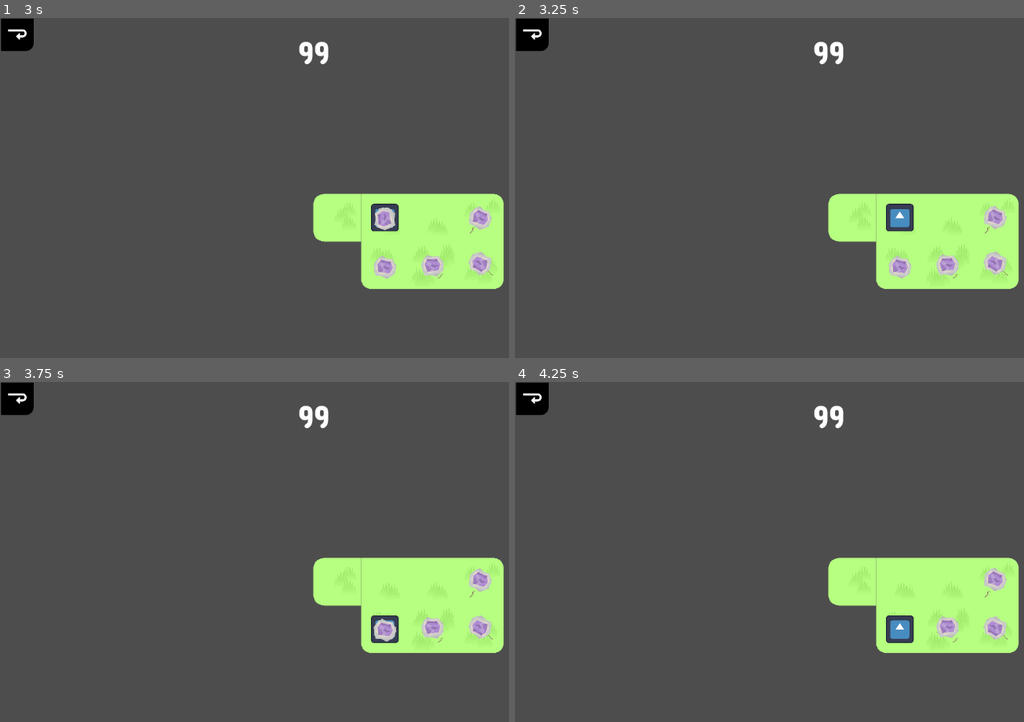
Above: before the commit, frames 1-4 (two rows, left to right).
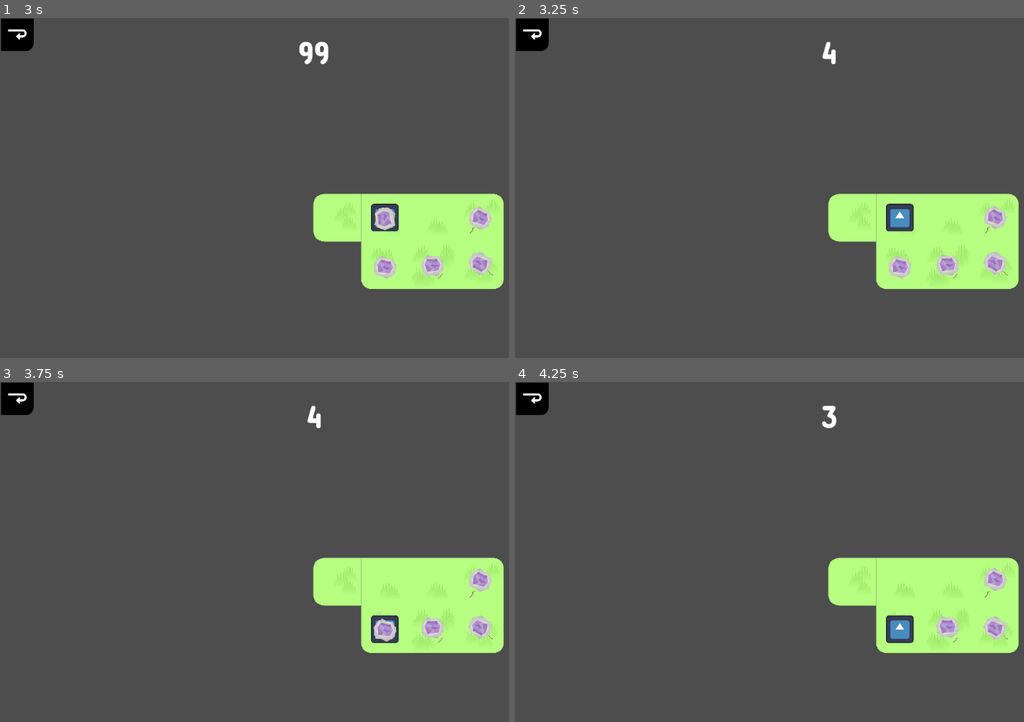
Above: after the commit, the same moments.

Repository: Sergueille/Collector
Game: Godot game, scene res://UI/menu_ui.tscn
The game is run twice, just before and just after one commit, with the same random seed, the same clock (stepped at 60 frames per second) and the same inputs. The engine's default icon, where the game draws it, is replaced by a stand-in: a white triangle on a blue panel in a dark square.
Inputs (mouse positions are in pixels of both pictures, inside the frame that each line leads up to):
- Up to frame 1 (3 s): click "Start!" at 0.5 s; click (15, 35) at 1.25 s; click "Start!" at 2 s; tap Enter at 2.75 s; hold D (right) from 2.78 s (still down); hold Shift (dash) from 2.78 s (still down)
- Up to frame 2 (3.25 s): keep holding D (right); keep holding Shift (dash); tap E (magnet) at 3.05 s
- Up to frame 3 (3.75 s): release D (right) at 3.53 s; release Shift (dash) at 3.53 s; hold S (down) from 3.53 s (still down); tap E (magnet) at 3.6 s
- Up to frame 4 (4.25 s): keep holding S (down); tap Shift (dash) at 3.8 s

Frame 1 is identical in both runs. In frame 2, 0.3% of the frame differs, in the area x 58-65%, y 6-14%; in frame 3, 0.3%; in frame 4, 0.3%.

Commit message:
Check if level is complete

Diff:
--- a/UI/ingame_ui.gd
+++ b/UI/ingame_ui.gd
@@ -2,3 +2,7 @@
 
 
 @export var items: Array[InventoryItem]
+@export var move_count_label: Label
+
+func update_label_ui(remaining_moves: int) -> void:
+	move_count_label.text = str(remaining_moves)
--- a/UI/ingame_ui.tscn
+++ b/UI/ingame_ui.tscn
@@ -17,7 +17,7 @@
 bg_color = Color(0.15, 0.15, 0.15, 1)
 corner_radius_bottom_right = 15
 
-[node name="IngameUI" type="Control" node_paths=PackedStringArray("items")]
+[node name="IngameUI" type="Control" node_paths=PackedStringArray("items", "move_count_label")]
 layout_mode = 3
 anchors_preset = 15
 anchor_right = 1.0
@@ -26,6 +26,7 @@
 grow_vertical = 2
 script = ExtResource("1_jjenp")
 items = [NodePath("HBoxContainer/Magnets"), NodePath("HBoxContainer/Dashes")]
+move_count_label = NodePath("Label")
 
 [node name="Label" type="Label" parent="."]
 layout_mode = 1
--- a/parser.gd
+++ b/parser.gd
@@ -37,6 +37,7 @@
 
 	# Création d’un nouvel objet Puzzle (niveau)
 	var level = puzzle_scene.instantiate()
+	level.move_remaining = min_cost
 
 	# Variables temporaires pour stocker la propriété de chaque case
 	var property
--- a/player/player.gd
+++ b/player/player.gd
@@ -1,7 +1,8 @@
 class_name Player
 extends Node2D
 
-signal update_ui()
+signal used_powerup()
+signal move_completed()
 
 const MOVEMENT_DURATION = 0.2
 
@@ -48,8 +49,8 @@
 		snap()
 		movement_tween = null
 		moving = false
+		move_completed.emit()
 
-	update_ui.emit()
 	#movement_finished.emit()
 
 
@@ -66,7 +67,7 @@
 				power_up.dash_direction = movement_direction
 			power_up.activate()
 	power_ups[type] -= 1
-	update_ui.emit()
+	used_powerup.emit()
 
 
 func snap():
--- a/puzzle/puzzle.gd
+++ b/puzzle/puzzle.gd
@@ -7,6 +7,7 @@
 @export var ui: Control
 @export var tile_scene: PackedScene
 
+@export var move_remaining: int
 
 func _ready() -> void:
 	#set_level()
@@ -35,6 +36,28 @@
 	return parent if parent != null else null
 
 
+func check_puzzle_completed() -> void:
+
+	var ok = move_remaining >= 0
+	for pos in tiles:
+		ok = ok and (not tiles[pos].has_collectible or tiles[pos].collected)
+
+	if ok:
+		print("Level completed!!")
+
+
+func on_player_move_completed() -> void:
+	move_remaining -= 1
+	update_ui()
+	check_puzzle_completed()
+
+func on_player_used_powerup() -> void:
+	move_remaining -= 1
+	update_ui()
+	check_puzzle_completed()
+
 func update_ui() -> void:
 	for it in ui.items:
 		it.set_use_count(player.power_ups[it.type])
+
+	ui.update_label_ui(move_remaining)
--- a/puzzle/puzzle.tscn
+++ b/puzzle/puzzle.tscn
@@ -33,6 +33,7 @@
 tilemap = NodePath("TileMapLayer")
 ui = NodePath("CanvasLayer/IngameUI")
 tile_scene = ExtResource("2_8isiv")
+move_remaining = null
 
 [node name="TileMapLayer" type="TileMapLayer" parent="."]
 tile_set = SubResource("TileSet_3gr0x")
@@ -51,4 +52,5 @@
 [node name="Camera2D" type="Camera2D" parent="."]
 zoom = Vector2(0.2, 0.2)
 
-[connection signal="update_ui" from="Player" to="." method="update_ui"]
+[connection signal="move_completed" from="Player" to="." method="on_player_move_completed"]
+[connection signal="used_powerup" from="Player" to="." method="on_player_used_powerup"]
Not shown: 1 places in parser.tscn that only renumber resources
